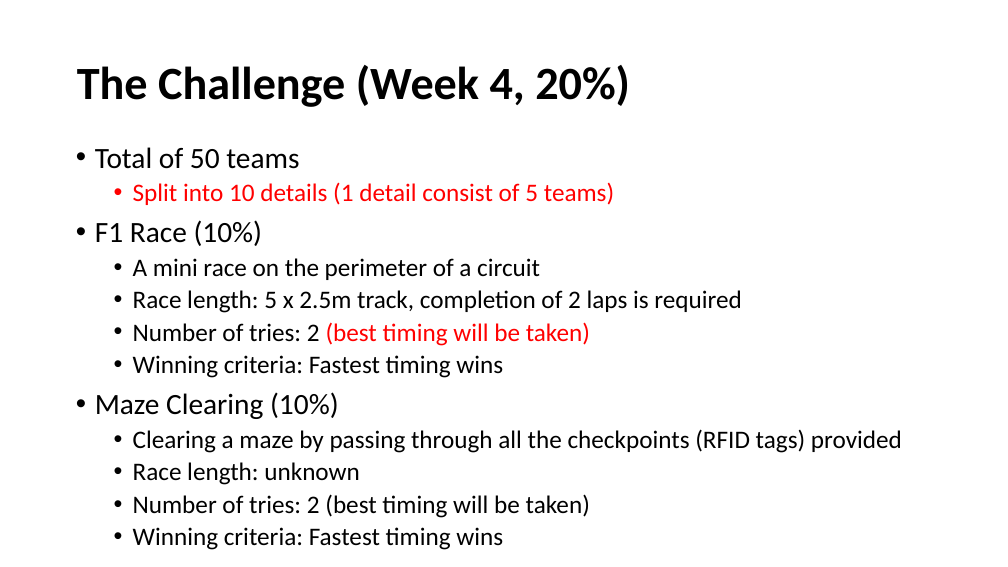
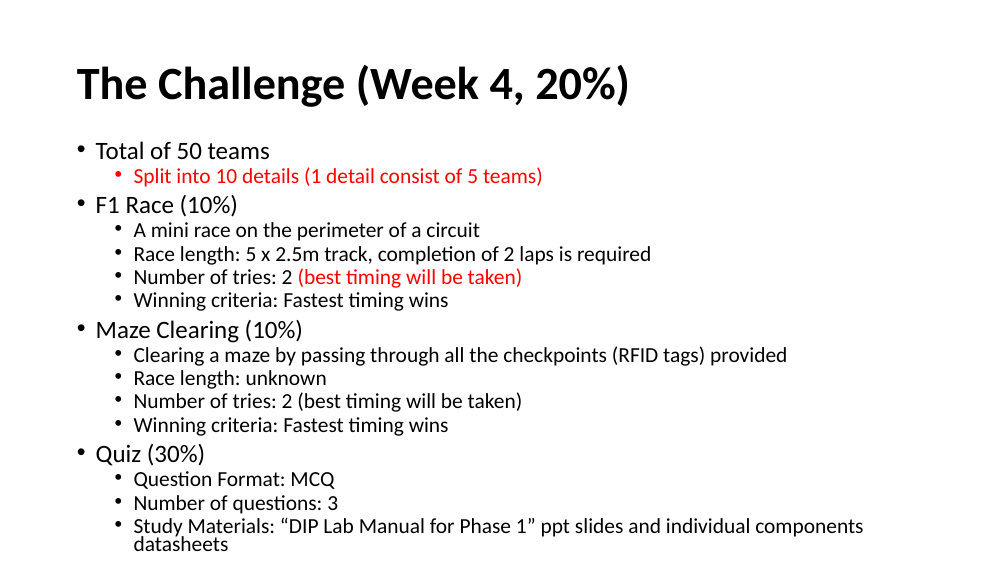
Before and after one commit to ChuaKengPeng/DIP2017, a slide deck: slide 5 of DIP_Phase_1_Lab_Manuals/DIP Lab Manual for Phase 1.pptx. Drawn at 1008x567 pixels with LibreOffice and Linux fonts; fonts in the diff are those of the drawing. Boxes give left, top, right and bottom in pixels: in the first picture for what was removed or moved away, otherwise in the second. Text is boxed around its words. In the diff, an @@ line names an element or a change of style, - is before the commit and + after.

Commit message:
Files for DIP Phase 1

```diff
--- a/DIP_Phase_1_Lab_Manuals/DIP Lab Manual for Phase 1.pptx
+++ b/DIP_Phase_1_Lab_Manuals/DIP Lab Manual for Phase 1.pptx
@@ text at bbox=[96, 141, 787, 436]: size 28 to 23.8 pt in "Total of 50 teams", "F1 Race (10%)", "Maze Clearing (10%)"; size 24 to 20.4 pt in "Split into 10 details (1 detail consist ...", "A mini race on the perimeter of ...", "Race length: 5 x 2.5m track, completion ...", "Number of tries: 2 (best timing will ..." and 5 more places; line spacing 0.9 to 0.7 @@
@@ text at bbox=[96, 444, 863, 551]: paragraphs added @@
+• Quiz (30%)
+  • Question Format: MCQ
+  • Number of questions: 3
+  • Study Materials: “DIP Lab Manual for Phase 1” ppt slides and individual components datasheets
```
Also in this commit, not shown: 1 other file.
